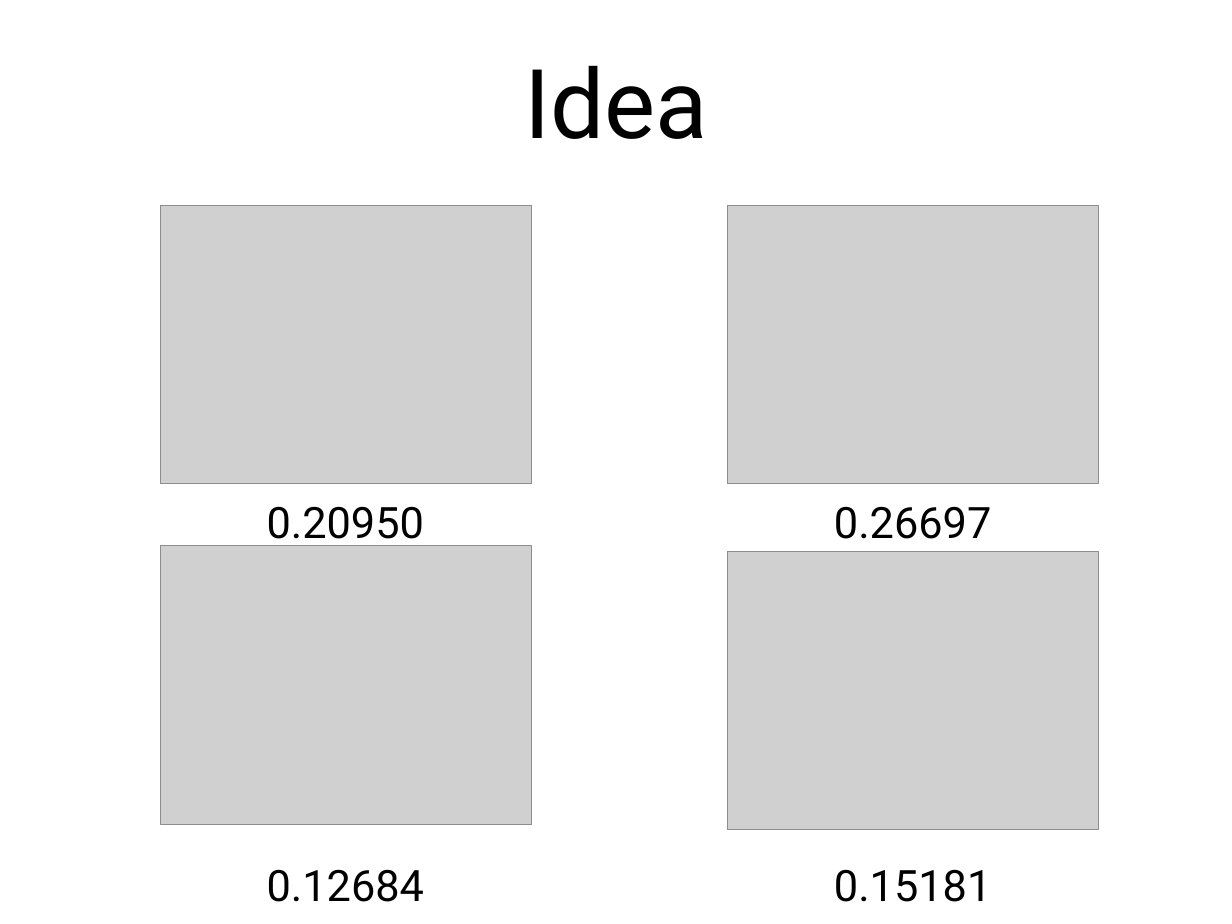
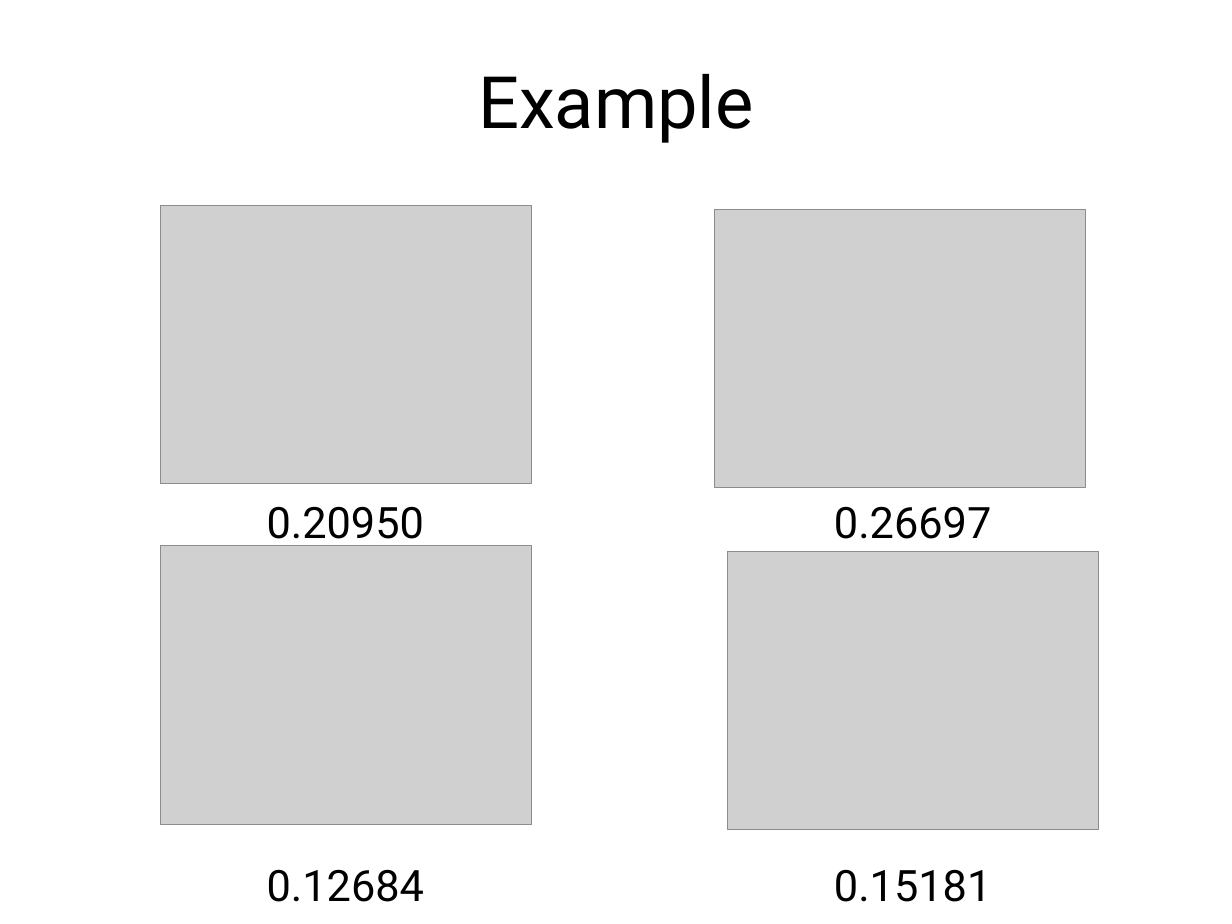
Before and after one commit to ThomasGoerttler/BootstrapingSVM, a slide deck: slide 6 of Präsentation/slides.pptx. Drawn at 1232x924 pixels with LibreOffice and Linux fonts; fonts in the diff are those of the drawing; grey boxes stand for pictures. Boxes give left, top, right and bottom in pixels: in the first picture for what was removed or moved away, otherwise in the second. Text is boxed around its words. In the diff, an @@ line names an element or a change of style, - is before the commit and + after.

```diff
--- a/Präsentation/slides.pptx
+++ b/Präsentation/slides.pptx
@@ title at [478,74,754,143]: text changed; size 80 to 60 pt @@
-Idea
+Example
@@ picture: place and size @@
-picture at [728,205,1099,483]
+picture at [715,210,1086,488]
```
Also in this commit, not shown: 7 other slides changed, 3 slides added, 3 slides removed, 36 other files.
